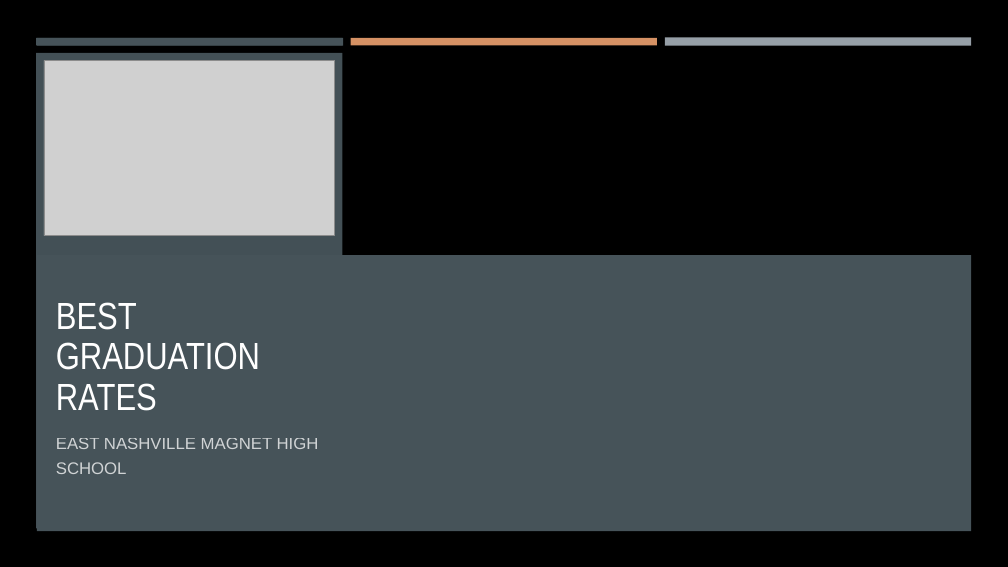
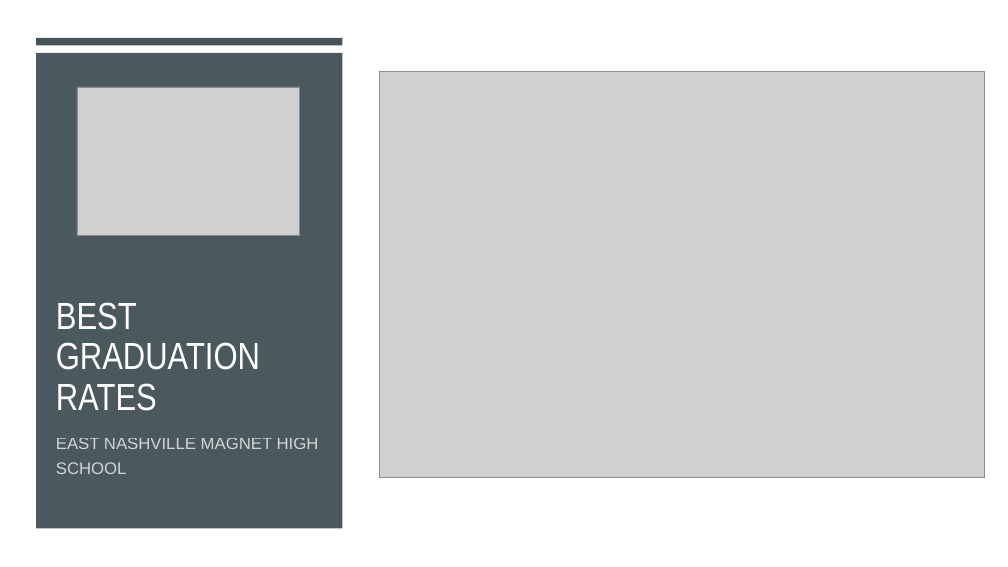
Before and after one commit to ericahen/capstone-da12, a slide deck: slide 7 of presentation/presentation_new.pptx. Drawn at 1008x567 pixels with LibreOffice and Linux fonts; fonts in the diff are those of the drawing; grey boxes stand for pictures; background and template pictures are left out. Boxes give left, top, right and bottom in pixels: in the first picture for what was removed or moved away, otherwise in the second. Text is boxed around its words. In the diff, an @@ line names an element or a change of style, - is before the commit and + after.

```diff
--- a/presentation/presentation_new.pptx
+++ b/presentation/presentation_new.pptx
@@ rectangle added at [0,0,1008,567], fill #FFFFFF @@
@@ rectangle removed at [37,38,343,45] @@
@@ rectangle removed at [351,38,657,45] @@
@@ rectangle removed at [665,38,971,46] @@
@@ picture: place and size @@
-picture at [44,60,334,236]
+picture at [77,87,300,236]
@@ picture added at [380,71,985,477] @@
@@ rectangle removed at [37,255,972,531] @@
```
Also in this commit, not shown: 4 other slides changed, 1 slide added.
